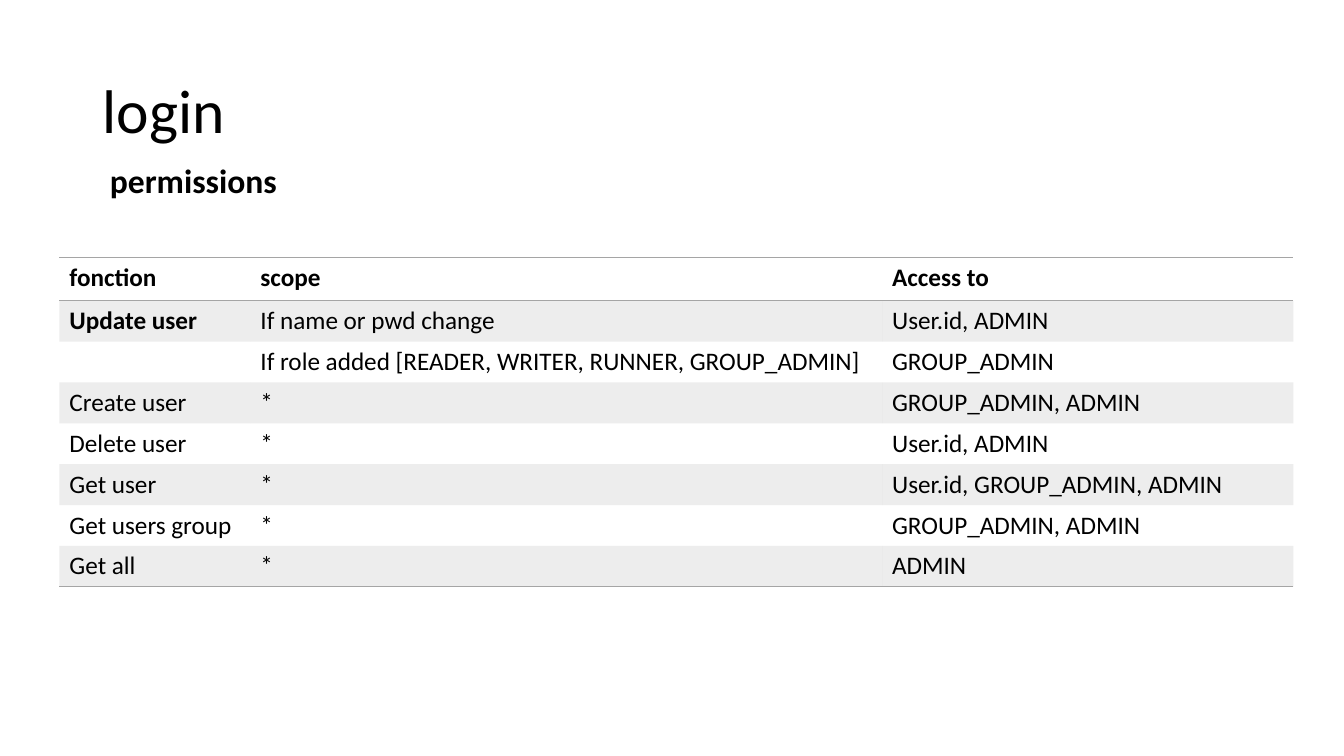
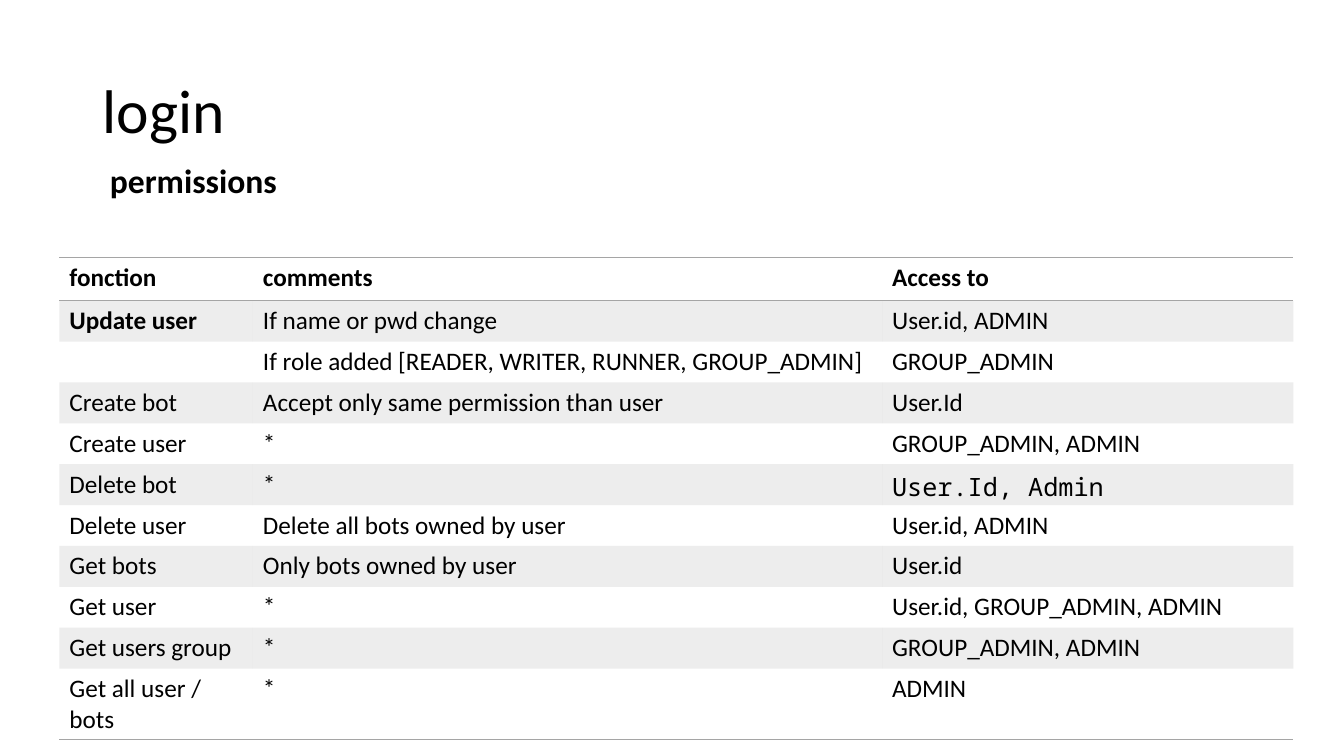
Before and after one commit to AntaresSimulatorTeam/AntaREST, a slide deck: slide 7 of docs/draft/login.pptx. Drawn at 1344x756 pixels with LibreOffice and Linux fonts; fonts in the diff are those of the drawing. Boxes give left, top, right and bottom in pixels: in the first picture for what was removed or moved away, otherwise in the second. Text is boxed around its words. In the diff, an @@ line names an element or a change of style, - is before the commit and + after.

Commit message:
Issue 229 setup token api (#310)
* refactor user model to be a child of Identity. Role is linked to Identity.

* setup bot repository

* WIP bot service implementation

* refactor login service with bot

* add bots endpoint

* fix mypy

* refactor JWTUser : remove name, add impersonator and type attributes. Revoke JWT if bot not in database. WIP: refactor study service to use impersonator attributes rather than id.

* use impersonator rather than id as owner identity

* create an hierarchy between roles. refactor create bot acceptance rules.

* refactor BotCreateDTO. add openapi spec

```diff
--- a/docs/draft/login.pptx
+++ b/docs/draft/login.pptx
@@ table at box(59, 258, 1294, 740) @@
-row 1, column 2: scope
+row 1, column 2: comments
+row 4: Create bot | Accept only same permission than user | User.Id
-row 5: Delete user | * | User.id, ADMIN
+row 6: Delete bot | * | User.Id, Admin
+row 7: Delete user | Delete all bots owned by user | User.id, ADMIN
+row 8: Get bots | Only bots owned by user | User.id
-row 11, column 1: Get all
+row 11, column 1: Get all user / bots
```
Also in this commit, not shown: 3 other slides changed, 21 other files.
